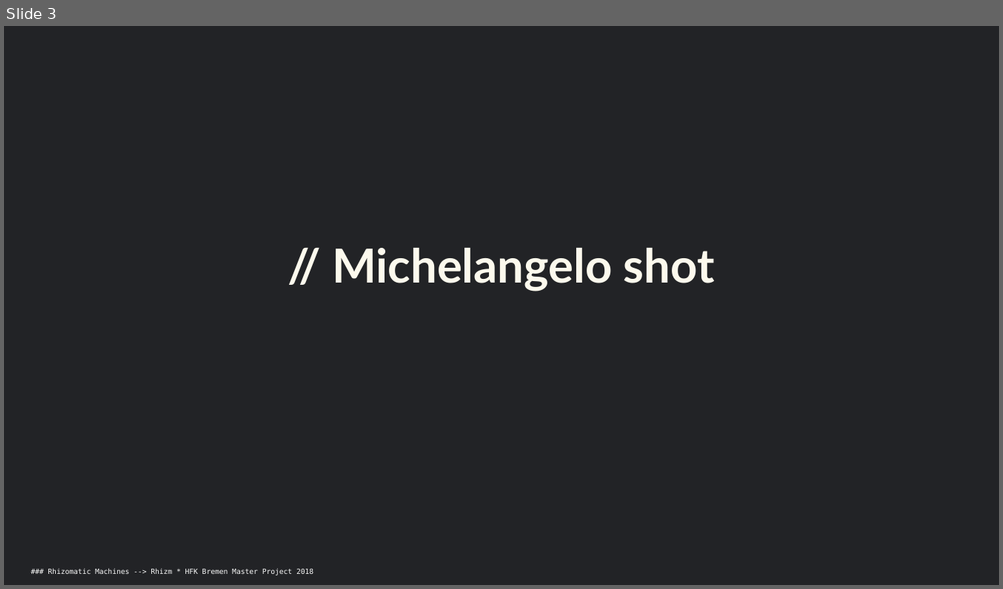
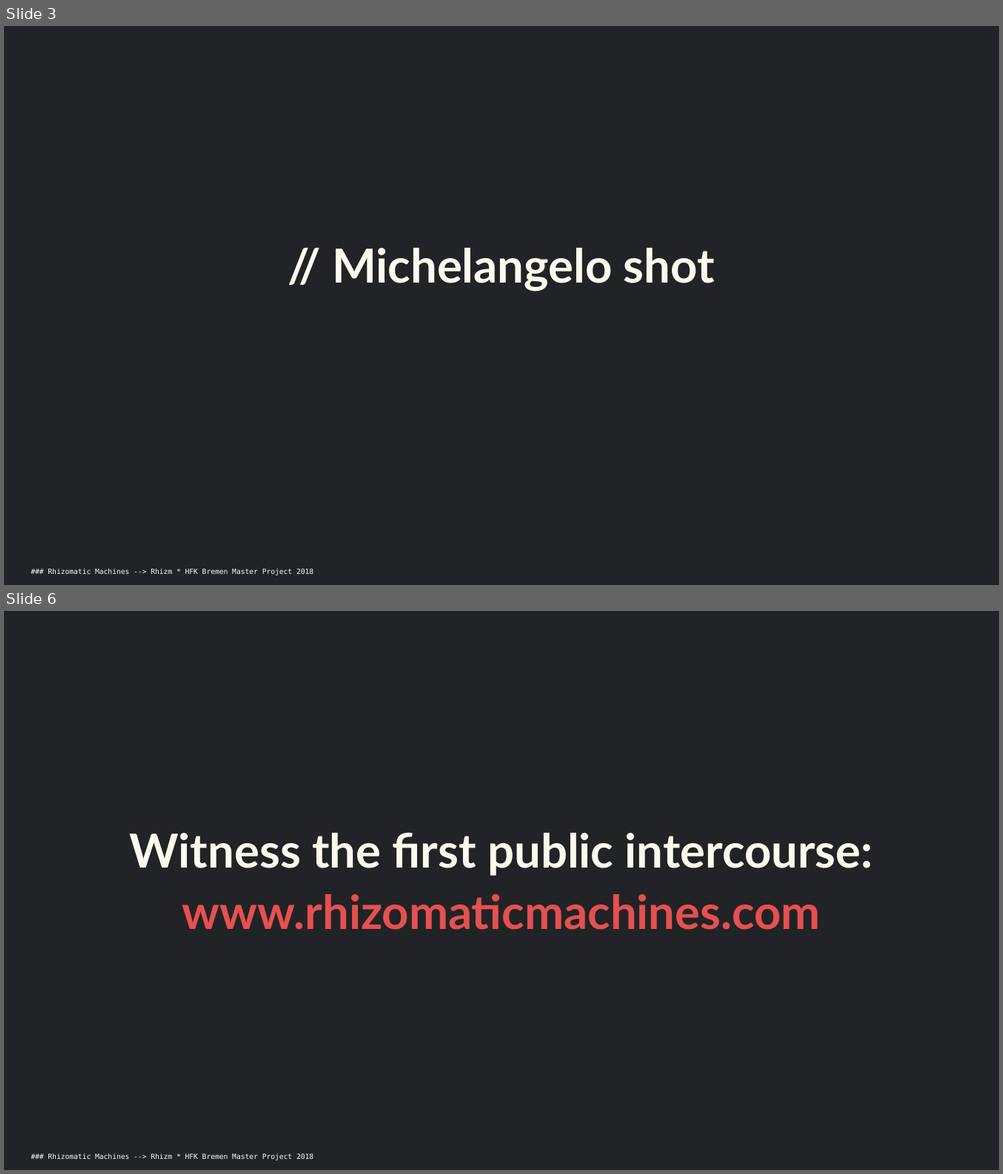
Before and after one commit to maxwolfs/rhizomatic-sublime, a slide deck: Presentation/01-rhizm-180420.pptx. Shown one above the other, each under a label of ours: slide 3 before the commit, slides 3 and 6 after it; the slides between them are not shown. The pictures are 1003x589 and 1003x1174 pixels, drawn with LibreOffice and Linux fonts; fonts in the diff are those of the drawing. Boxes give left, top, right and bottom in pixels: in the first picture for what was removed or moved away, otherwise in the second. Text is boxed around its words. In the diff, an @@ line names an element or a change of style, - is before the commit and + after.

```diff
--- a/Presentation/01-rhizm-180420.pptx
+++ b/Presentation/01-rhizm-180420.pptx
@@ slide 6 added at (4,611,999,1170), background #FAFAFA; not listed: 2 template elements that a slide beside it also shows @@
@@ text added at (130,832,873,930), 34 pt, text #FCF9ED, bold @@
+Witness the first public intercourse:
+www.rhizomaticmachines.com
```
Also in this commit, not shown: 1 slide changed, 8 other slides added, 3 slides removed, 7 other files.
